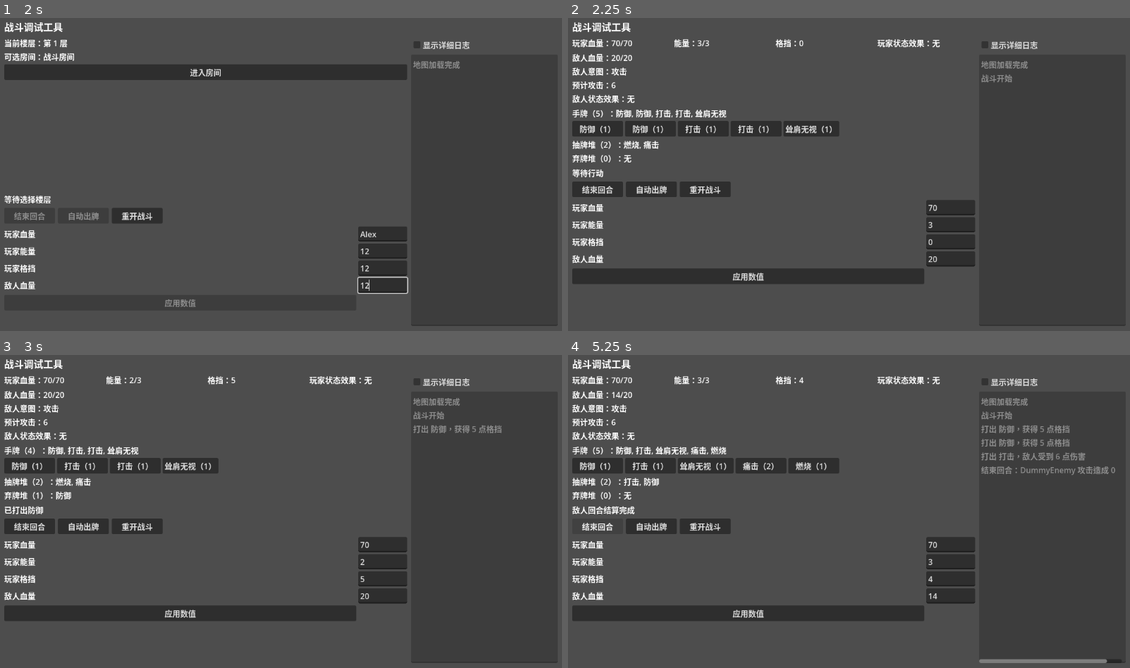
Above: before the commit, frames 1-4 (two rows, left to right).
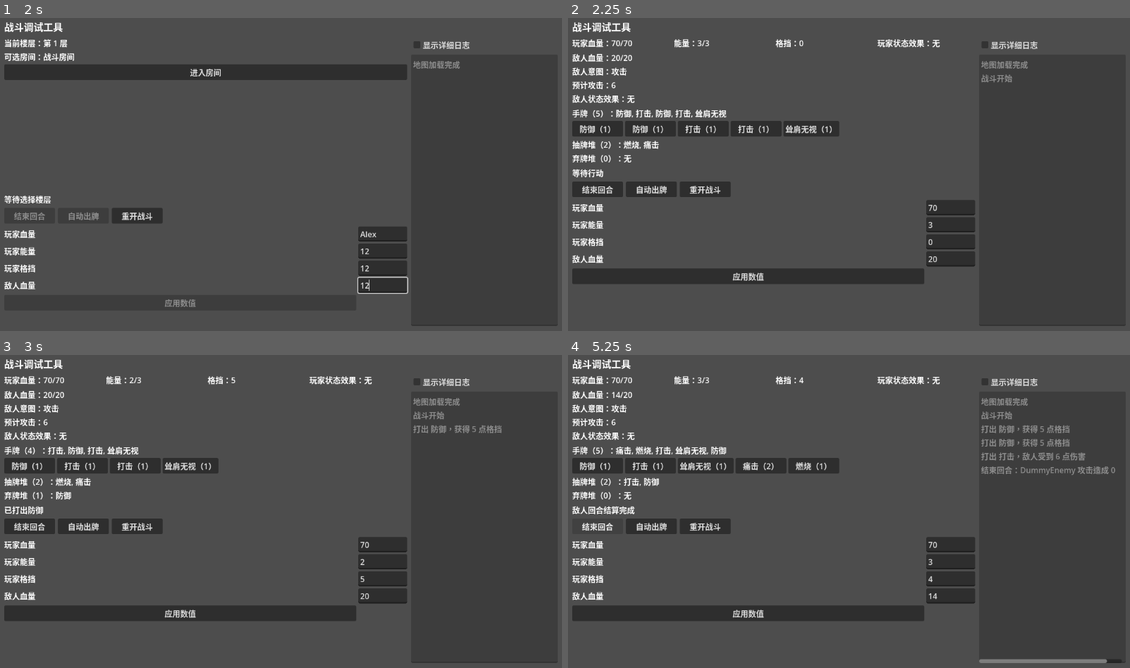
Above: after the commit, the same moments.

Repository: jxqxn/Godot-Game
Game: Godot game, scene res://scenes/stm/battle_debug_scene.tscn
The game is run twice, just before and just after one commit, with the same random seed, the same clock (stepped at 60 frames per second) and the same inputs.
Inputs (mouse positions are in pixels of both pictures, inside the frame that each line leads up to):
- Up to frame 1 (2 s): click (382, 233) at 0.52 s; type "Alex" at 0.6 s; click (382, 249) at 0.75 s; type "12" at 0.83 s; click (382, 268) at 0.98 s; type "12" at 1.07 s; click (382, 284) at 1.27 s; type "12" at 1.35 s
- Up to frame 2 (2.25 s): click "进入房间" at 2 s
- Up to frame 3 (3 s): click "防御（1）" at 2.75 s
- Up to frame 4 (5.25 s): click "防御（1）" at 3.5 s; click "打击（1）" at 4.25 s; click "结束回合" at 5 s

Frame 1 is identical in both runs. In frame 2, less than 0.1% of the frame differs, in the area x 12-19%, y 29-32%; in frame 3, less than 0.1%; in frame 4, 0.3%, in the area x 8-29%, y 29-32%.

Commit message:
Point battle debug scene back to main script

Diff:
--- a/scenes/stm/battle_debug_scene.tscn
+++ b/scenes/stm/battle_debug_scene.tscn
@@ -1,6 +1,6 @@
 [gd_scene load_steps=2 format=3]
 
-[ext_resource type="Script" path="res://scripts/stm/debug/battle_debug_scene_priority_fix.gd" id="1"]
+[ext_resource type="Script" path="res://scripts/stm/debug/battle_debug_scene.gd" id="1"]
 
 [node name="BattleDebugScene" type="Control"]
 layout_mode = 3
